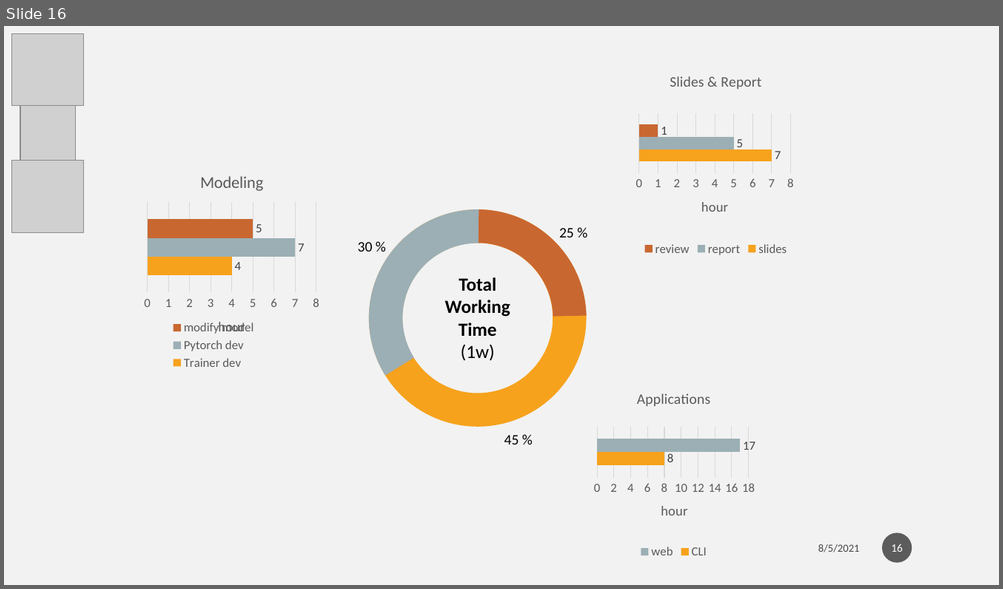
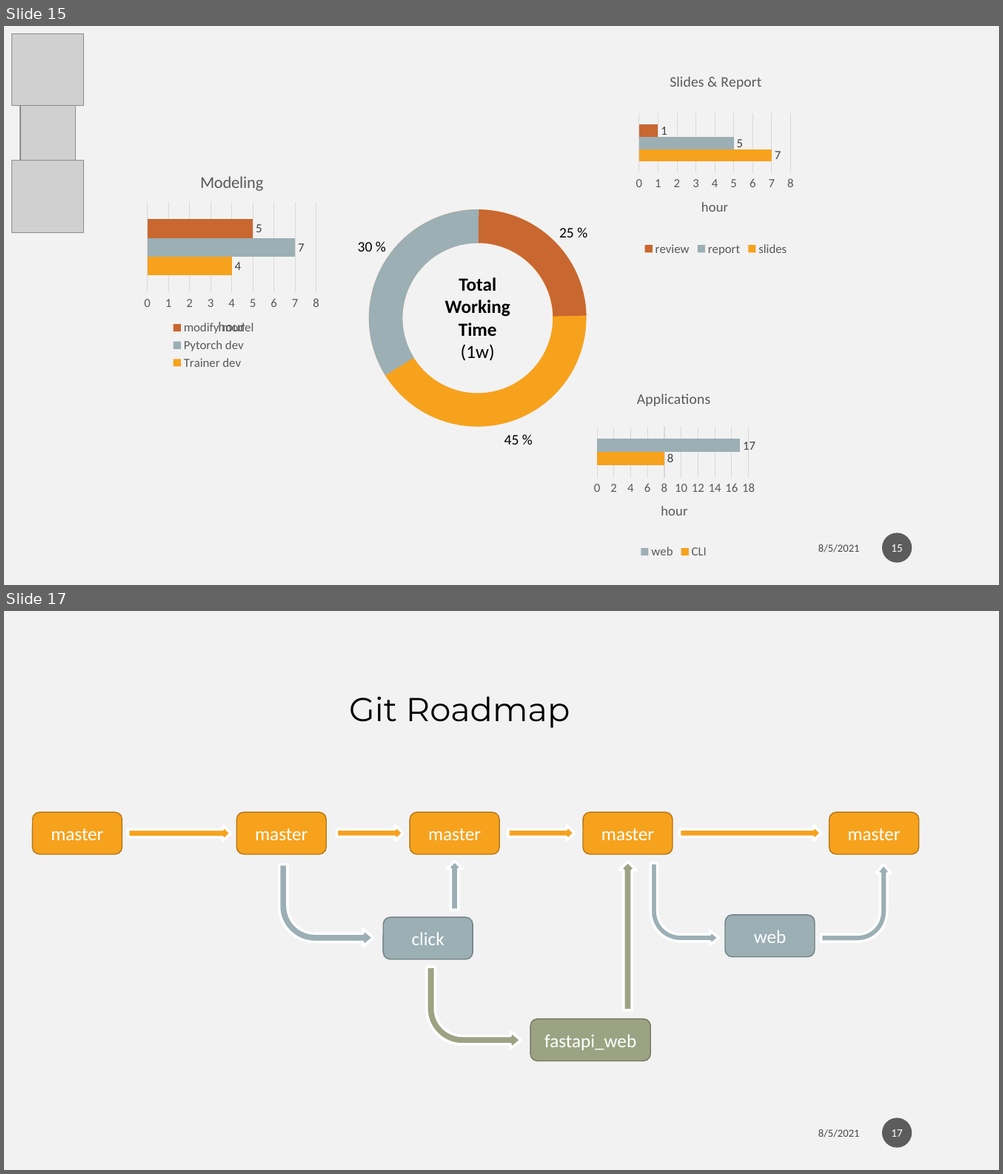
Before and after one commit to Weber12321/AD-classifier-side-project, a slide deck: AD_classifier.pptx. Shown one above the other, each under a label of ours: slide 16 before the commit, slides 15 and 17 after it; the slides between them are not shown. The pictures are 1003x589 and 1003x1174 pixels, drawn with LibreOffice and Linux fonts; fonts in the diff are those of the drawing; grey boxes stand for pictures; background and template pictures are left out. Boxes give left, top, right and bottom in pixels: in the first picture for what was removed or moved away, otherwise in the second. Text is boxed around its words. In the diff, an @@ line names an element or a change of style, - is before the commit and + after.

```diff
--- a/AD_classifier.pptx
+++ b/AD_classifier.pptx
@@ slide 17 added at <box>4,611,999,1170</box>, background #F2F2F2 @@
@@ text added at <box>349,696,570,728</box>, 32 pt, text #000000 @@
+Git Roadmap
@@ group added at <box>32,812,919,1061</box>: 8 rounded rectangles, 6 right arrows, 4 bent arrows @@
+master
+master
+master
+click
+fastapi_web
+master
+master
+web
@@ page number added at <box>882,1119,912,1148</box>, fill #1D1D1D at 70% opacity, 11 pt, text #FFFFFF @@
+17
@@ text added at <box>818,1130,859,1138</box>, 10.5 pt, text #000000 at 70% opacity @@
+8/5/2021
@@ what was slide 16 is now slide 15 @@
@@ page number at <box>891,545,902,552</box>: text changed @@
-16
+15
```
Also in this commit, not shown: 6 slides changed, 1 other slide added, 1 slide removed, 8 other files.
